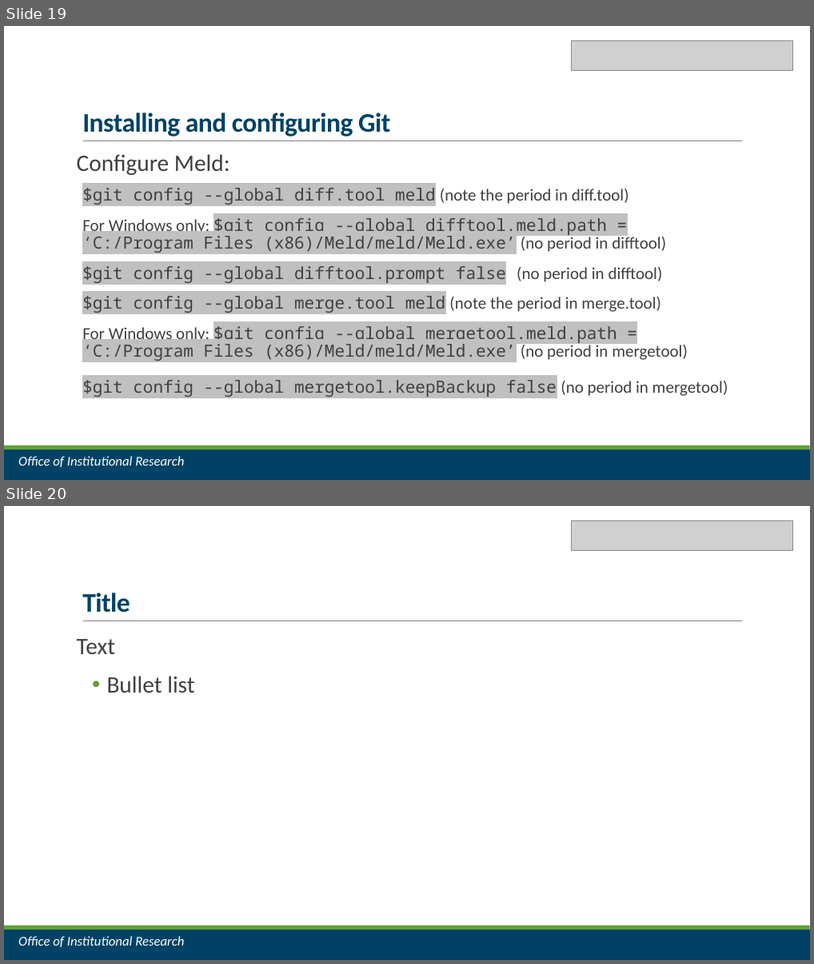
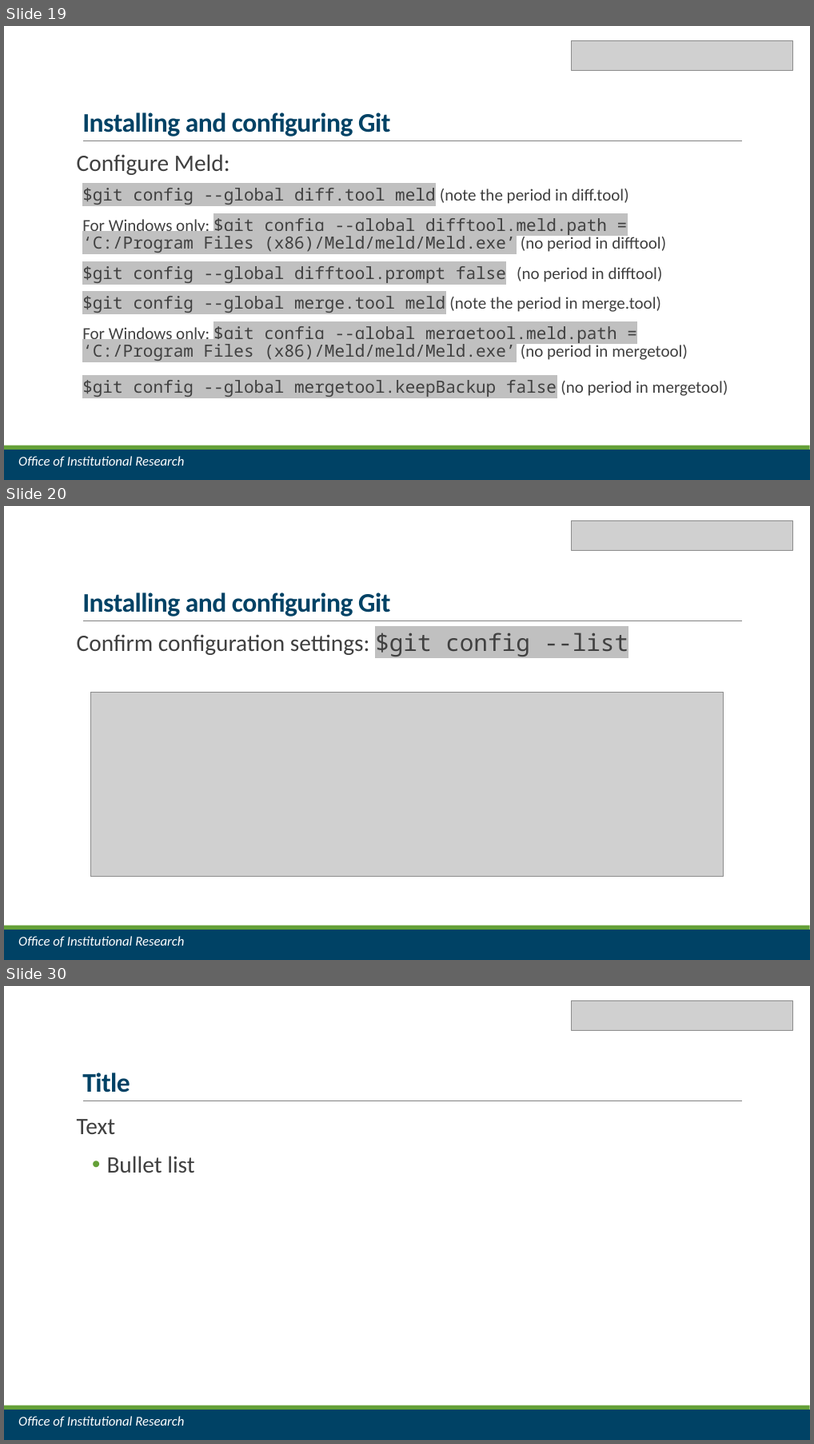
Before and after one commit to jrf1111/Do-You-Git-It-Now, a slide deck: Do You Git It Now.pptx. Shown one above the other, each under a label of ours: slides 19 and 20 before the commit, slides 19, 20 and 30 after it; the slides between them are not shown. The pictures are 814x964 and 814x1444 pixels, drawn with LibreOffice and Linux fonts; fonts in the diff are those of the drawing; grey boxes stand for pictures. Boxes give left, top, right and bottom in pixels: in the first picture for what was removed or moved away, otherwise in the second. Text is boxed around its words. In the diff, an @@ line names an element or a change of style, - is before the commit and + after.

```diff
--- a/Do You Git It Now.pptx
+++ b/Do You Git It Now.pptx
@@ slide 20 added at <box>4,506,810,960</box>, background #FFFFFF; not listed: 3 template elements that a slide beside it also shows @@
@@ picture added at <box>572,520,794,550</box> @@
@@ title added at <box>82,592,390,616</box>, 32 pt, text #004265, bold @@
+Installing and configuring Git
@@ text added at <box>77,629,630,657</box>, 28 pt, text #404040 @@
+Confirm configuration settings: $git config --list
@@ picture added at <box>90,692,724,876</box> @@
@@ text added at <box>18,936,184,947</box>, 16 pt, text #FFFFFF, italic @@
+Office of Institutional Research
@@ what was slide 20 is now slide 30 @@
```
Also in this commit, not shown: 2 slides changed, 8 other slides added, 1 other file.
